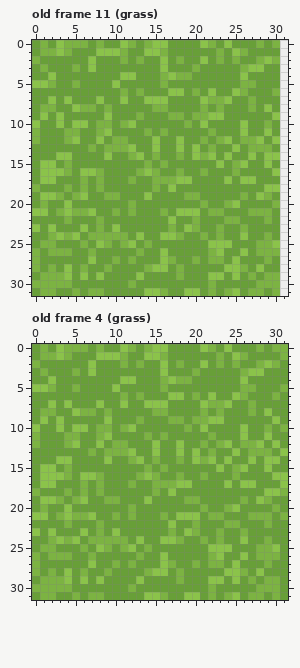
One commit to this pixel-art file: assets/files/circuit_spritesheet.ase. That is the earlier state.
32x32 pixels, 50 frames. Shown: old frame 11 (grass), old frame 4 (grass). The commit also changed other frames, which this record leaves out.
After:
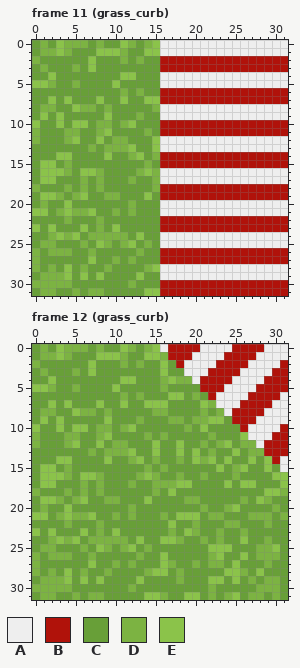
Palette (. is transparent): A #eeeeee  B #b0120a  C #689f38  D #7cb342  E #8bc34a
A new or re-ordered frame is compared with the old frame closest to it.
The edit:
frames 50 -> 46
Frame 11 (grass_curb) is new; against old frame 11 (grass):
y 0: x 16..30 ECCCCEDCECCCDCD -> AAAAAAAAAAAAAAA
y 1: x 16..30 DCCCCCCDCEDCCCC -> AAAAAAAAAAAAAAA
y 2: x 16..31 ECDCCECDCDCCDEDA -> BBBBBBBBBBBBBBBB
y 3: x 16..31 ECCCDCCCCCDEECCA -> BBBBBBBBBBBBBBBB
y 4: x 16..30 DEDDCCCCCCECCCC -> AAAAAAAAAAAAAAA
y 5: x 16..30 DCCCCCCCCCDDCCC -> AAAAAAAAAAAAAAA
y 6: x 16..31 CEECDCECCEDCCCDA -> BBBBBBBBBBBBBBBB
y 7: x 16..31 ECCCCEDDECCDCCCA -> BBBBBBBBBBBBBBBB
y 8: x 16..30 DCCCCDCDCCCDCEC -> AAAAAAAAAAAAAAA
y 9: x 16..30 CDDCDDEECCCCCCE -> AAAAAAAAAAAAAAA
y 10: x 16..31 CCCDCECCCCECCDCA -> BBBBBBBBBBBBBBBB
y 11: x 16..31 DCCCCCDCCCECCECA -> BBBBBBBBBBBBBBBB
y 12: x 16..30 CCECCDCDECDDECE -> AAAAAAAAAAAAAAA
y 13: x 16..30 CCECECDCCECDDDC -> AAAAAAAAAAAAAAA
y 14: x 16..31 CCDCEDECECCECEEA -> BBBBBBBBBBBBBBBB
y 15: x 16..31 DCCCCCCECDECCECA -> BBBBBBBBBBBBBBBB
y 16: x 16..30 CCDCCDCCCDCCCCE -> AAAAAAAAAAAAAAA
y 17: x 16..30 DDEECCCCECEECCC -> AAAAAAAAAAAAAAA
y 18: x 16..31 CECCCCCCCCCCCEEA -> BBBBBBBBBBBBBBBB
y 19: x 16..31 CCCDDCCCCCDCEDCA -> BBBBBBBBBBBBBBBB
y 20: x 16..30 CCCCCDCCDECCCCD -> AAAAAAAAAAAAAAA
y 21: x 16..30 DCEEECDDCCCDDDC -> AAAAAAAAAAAAAAA
y 22: x 16..31 CECCDCCCDDCCCDCA -> BBBBBBBBBBBBBBBB
y 23: x 16..31 CDCEDCCDCCDCCCCA -> BBBBBBBBBBBBBBBB
y 24: x 16..30 EEDCCDCDCCECCDC -> AAAAAAAAAAAAAAA
y 25: x 16..30 CCCCCCEEECCCDDE -> AAAAAAAAAAAAAAA
y 26: x 16..31 ECCCCCDECCECDDDA -> BBBBBBBBBBBBBBBB
y 27: x 16..31 EDCCDCDDCECCCDCA -> BBBBBBBBBBBBBBBB
y 28: x 16..30 ECDCCCCCEEDCECC -> AAAAAAAAAAAAAAA
y 29: x 16..30 CCDCCCEECECDCDD -> AAAAAAAAAAAAAAA
y 30: x 16..31 CCCCCCDCCCCCDDDA -> BBBBBBBBBBBBBBBB
y 31: x 16..31 DCCEECDCDECDDCDA -> BBBBBBBBBBBBBBBB
Frame 12 (grass_curb) is new; against old frame 4 (grass):
y 0: x 16..31 ECCCCEDCECCCDCDD -> ABBBBAAAABBBBAAA
y 1: x 17..31 CCCCCCDCEDCCCCD -> BBBAAAABBBBAAAA
y 2: x 18..31 DCCECDCDCCDEDC -> BAAAABBBBAAAAB
y 3: x 19..31 CDCCCCCDEECCC -> AAABBBBAAAABB
y 4: x 20..31 CCCCCCECCCCC -> ABBBBAAAABBB
y 5: x 21..31 CCCCCDDCCCD -> BBBAAAABBBB
y 6: x 22..31 ECCEDCCCDC -> BAAAABBBBA
y 7: x 23..31 DECCDCCCC -> AAABBBBAA
y 8: x 24..31 CCCDCECC -> ABBBBAAA
y 9: x 25..31 CCCCCEC -> BBBAAAA
y 10: x 26..31 ECCDCD -> BAAAAB
y 11: x 27..31 CCECC -> AAABB
y 12: x 28..31 ECEC -> ABBB
y 13: x 29..31 DCE -> BBB
y 14: x 30..31 EC -> BA
y 15: x 31 C -> A
